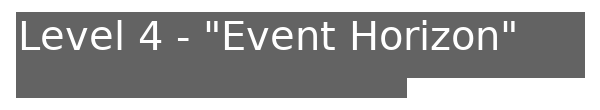
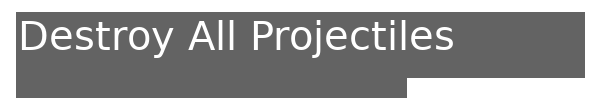
Layers edited between the first and the second 600 × 110 image:
added layer "Destroy All Projectiles" above "Toggle Unlimited Missiles" over [25, 20, 453, 58]
renamed "Level 4 - 'Event Horizon'" to "Toggle Collision Drawing", hid it, moved it above "Debug", painted on it over [25, 20, 515, 58]
